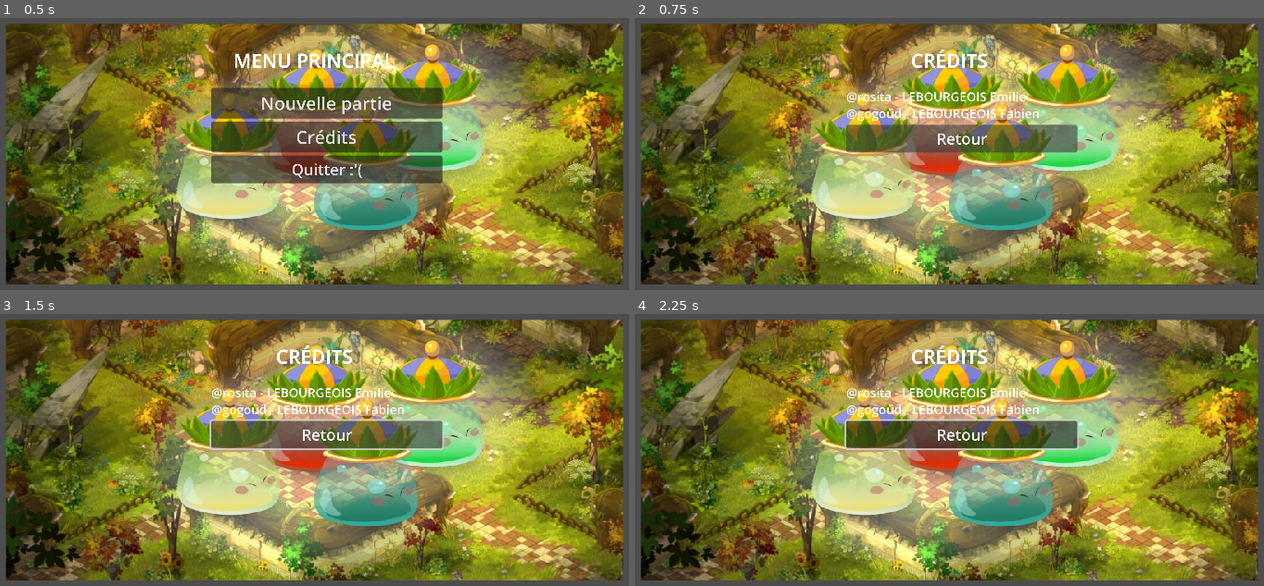
Above: before the commit, frames 1-4 (two rows, left to right).
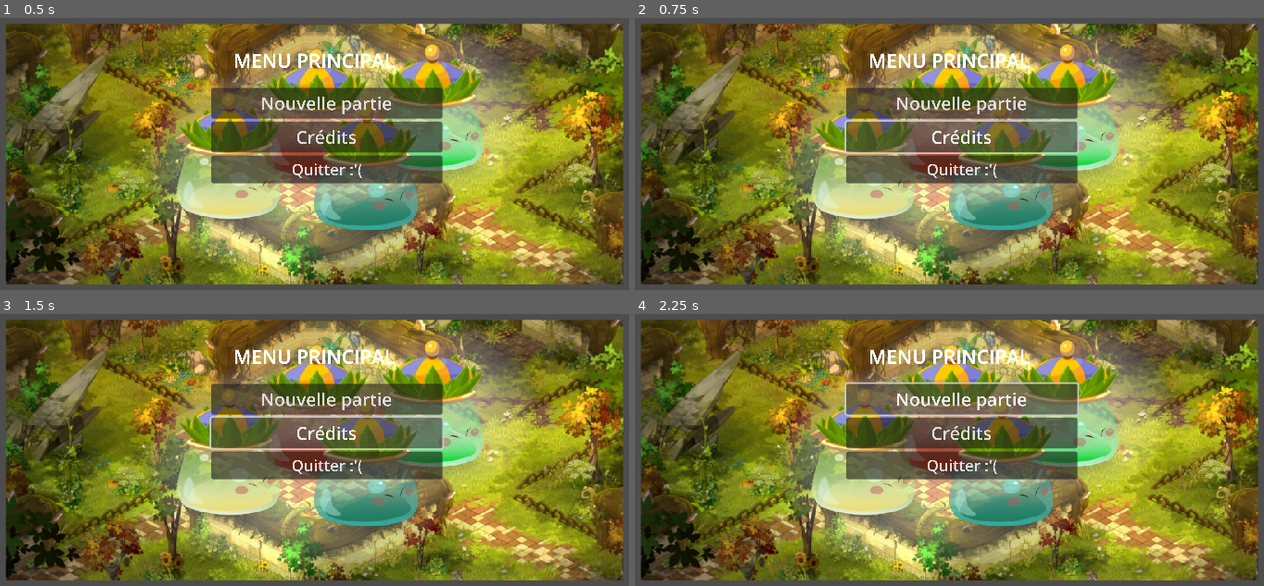
Above: after the commit, the same moments.

Repository: LEBOURGEOIS-maker/Jacky-boiiing
Game: Godot game, scene res://Scenes/mainMenu.tscn
The game is run twice, just before and just after one commit, with the same random seed, the same clock (stepped at 60 frames per second) and the same inputs. This scene is started directly instead of the project's main scene.
Inputs (mouse positions are in pixels of both pictures, inside the frame that each line leads up to):
- Up to frame 1 (0.5 s): no input
- Up to frame 2 (0.75 s): click "Crédits" at 0.5 s
- Up to frame 3 (1.5 s): click (327, 433) at 1.25 s, where only the run before the commit has a clickable "Retour"
- Up to frame 4 (2.25 s): click (962, 398) at 2 s, where only the run after the commit has a clickable "Nouvelle partie"

Frame 1 is identical in both runs. In frame 2, 10% of the frame differs, in the area x 33-71%, y 11-61%; in frame 3, 9.8%; in frame 4, 10%.
Error before the commit: Invalid call. Nonexistent function 'change_scene' in base 'SceneTree'. (res://Scripts/navigationManager.gd:15)
Error after the commit: Parse Error: Identifier "NavigationManager" not declared in the current scope. (res://Scenes/backToMenu.gd:8)

Commit message:
menuEnded

Diff:
--- a/Scripts/main_menu.gd
+++ b/Scripts/main_menu.gd
@@ -13,7 +13,7 @@
 # Fonction pour afficher les crédits
 func _on_credits_button_credits() -> void:
 	# Ajouter la scène actuelle à la pile via NavigationManager
-	NavigationManager.add_scene_to_stack("res://Scenes/credits.tscn")
+	NavigationManager.add_scene_to_stack("res://Scenes/mainMenu.tscn")
 	# Changer la scène pour les crédits
 	get_tree().change_scene_to_file("res://Scenes/credits.tscn")
 
--- a/Scripts/navigationManager.gd
+++ b/Scripts/navigationManager.gd
@@ -5,13 +5,23 @@
 
 # Fonction pour ajouter une scène à la pile
 func add_scene_to_stack(scene_path: String) -> void:
+	print("Nouvelle scene ajouté au stack")
 	previous_scene_paths.append(scene_path)
 
 # Fonction pour revenir à la scène précédente
 func go_back_to_previous_scene() -> void:
+	# Debug print to show the current state of the stack
+	print("Stack of previous scenes: ", previous_scene_paths)
+
 	if previous_scene_paths.size() > 0:
 		var previous_scene_path = previous_scene_paths.pop_back()  # Retirer et récupérer le chemin de la scène précédente
+		# Debug print to show the scene that is being popped
+		print("Popped previous scene path: ", previous_scene_path)
+
 		# Changer de scène en utilisant le chemin
-		get_tree().change_scene(previous_scene_path)
+		get_tree().change_scene_to_file(previous_scene_path)
+
+		# Debug print after changing scene
+		print("Changed to previous scene.")
 	else:
 		print("Erreur : Aucune scène précédente à laquelle revenir.")
--- a/project.godot
+++ b/project.godot
@@ -14,10 +14,6 @@
 run/main_scene="res://Scenes/mainScene.tscn"
 config/features=PackedStringArray("4.3", "Mobile")
 config/icon="res://icon.svg"
-
-[autoload]
-
-NavigationManager="*res://Scripts/navigationManager.gd"
 
 [display]
 
